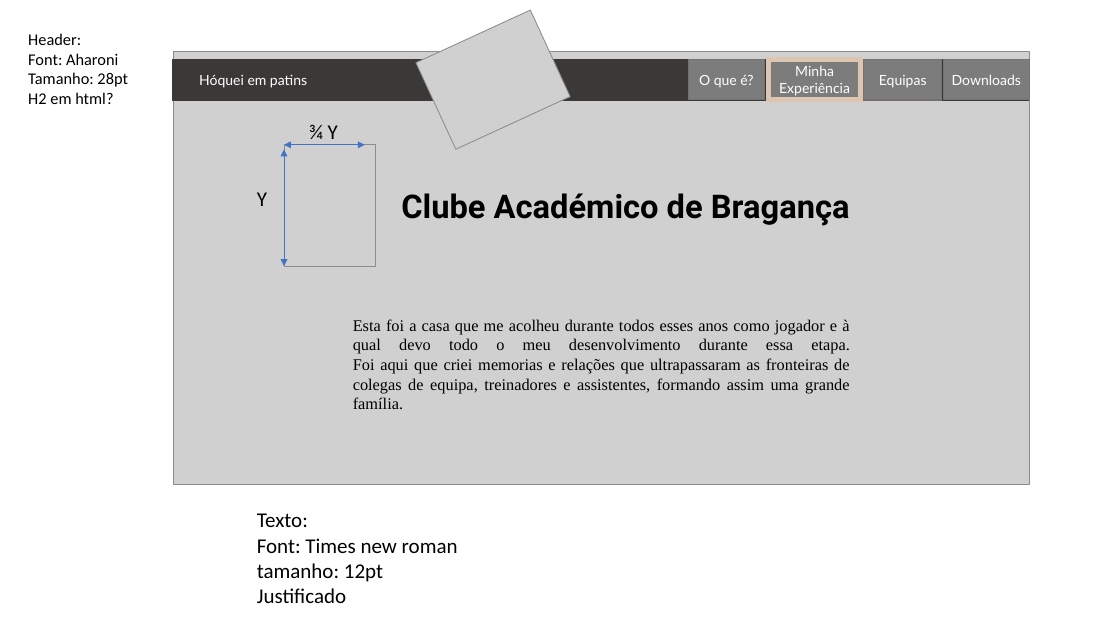
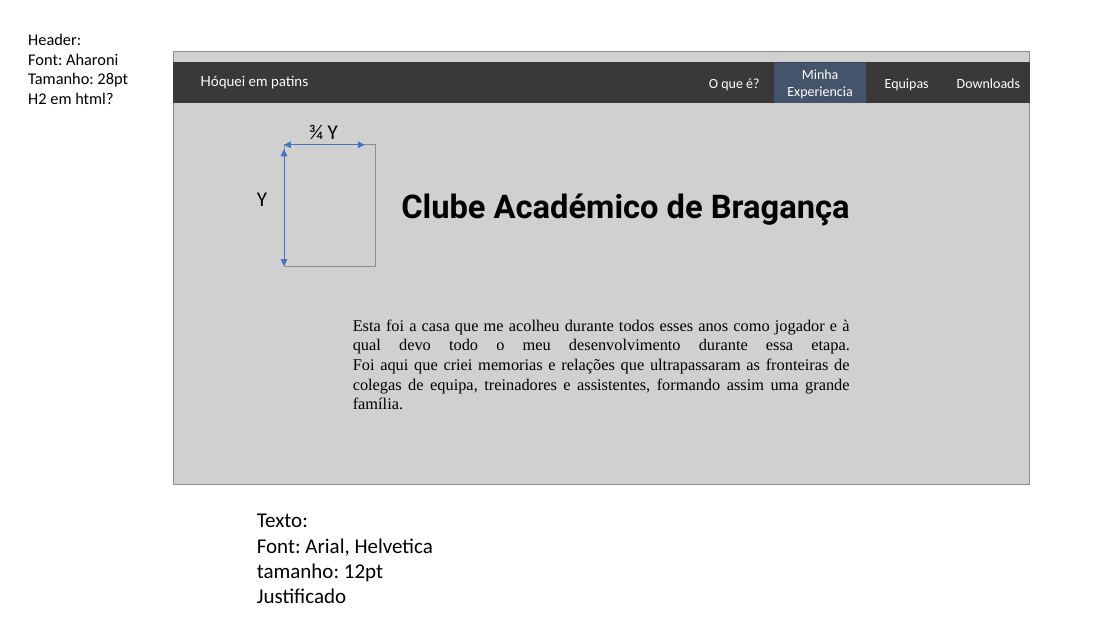
Before and after one commit to nunominhoto/SIE_Projects, a slide deck: slide 13 of Personal_website/NunoMinhoto_Mockup.pptx. Drawn at 1120x630 pixels with LibreOffice and Linux fonts; fonts in the diff are those of the drawing; grey boxes stand for pictures. Boxes give left, top, right and bottom in pixels: in the first picture for what was removed or moved away, otherwise in the second. Text is boxed around its words. In the diff, an @@ line names an element or a change of style, - is before the commit and + after.

```diff
--- a/Personal_website/NunoMinhoto_Mockup.pptx
+++ b/Personal_website/NunoMinhoto_Mockup.pptx
@@ picture removed at (416,10,570,150) @@
@@ font Lato to Calibri; fill #7C7C7C to none; outline #767171 1 pt to none in 3 elements at (885,78,929,91), (957,78,1020,88), (709,78,759,90) @@
@@ 2 texts, 1 rectangle: place and size @@
-2 texts, 1 rectangle at (689,60,942,100)
+2 texts, 1 rectangle at (709,63,929,103)
@@ rectangle "Minha Experiencia" at (775,63,867,103): fill #7C7C7C to #44546A; outline #DDC6B1 4.5 pt to none @@
@@ text in rectangle at (787,69,852,98): text changed; font Lato to Calibri @@
-Minha Experiência
+Minha Experiencia
@@ text "Downloads": place and size @@
-text "Downloads" at (944,60,1030,100)
+text "Downloads" at (957,78,1020,88)
@@ text at (257,513,433,603): text changed @@
-Texto:
-Font: Times new roman
-tamanho: 12pt
-Justificado
+Texto:
+Font: Arial, Helvetica
+tamanho: 12pt
+Justificado
```
Also in this commit, not shown: 7 other slides changed, 33 other files.
